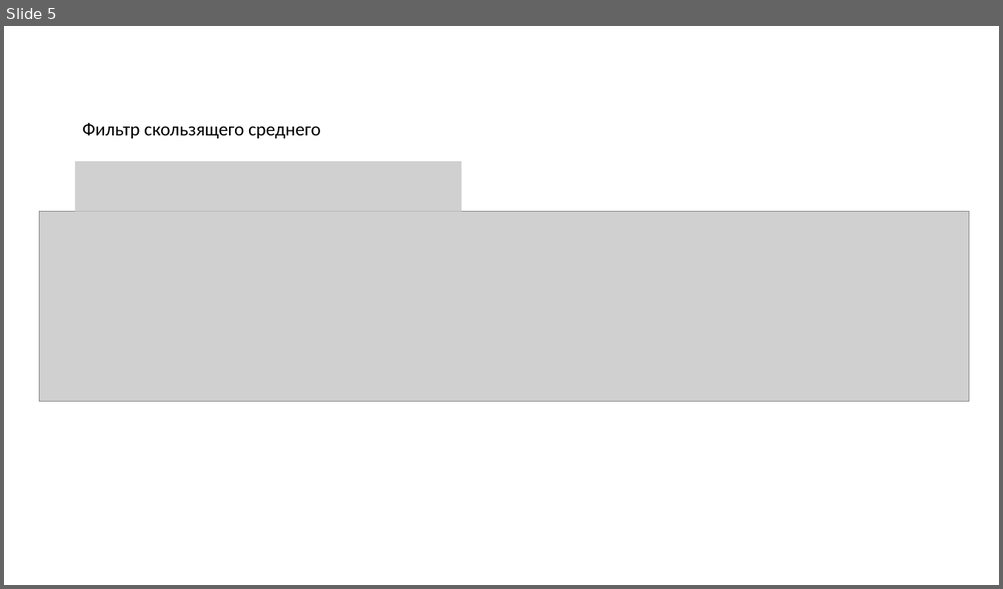
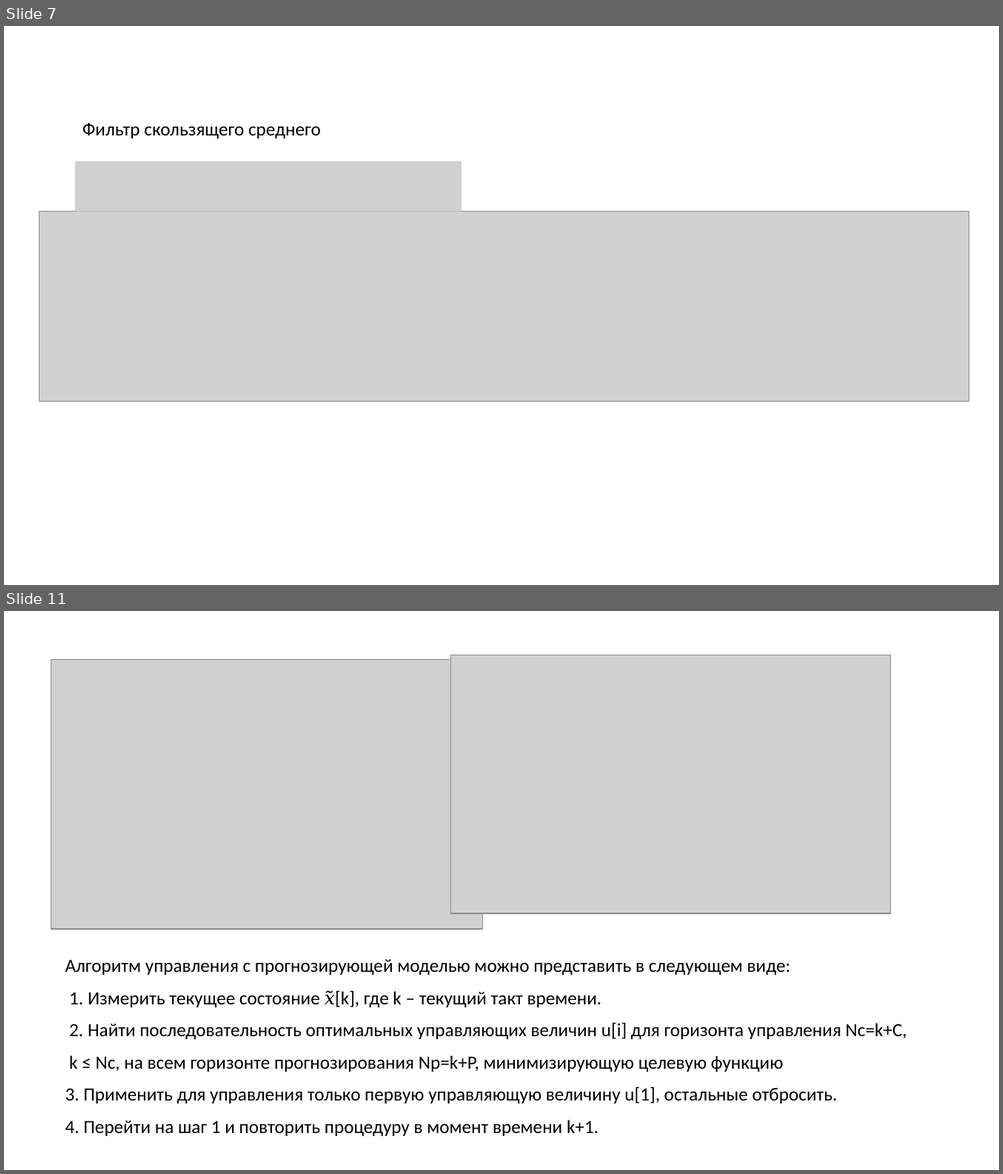
Before and after one commit to PavelKorokev/PavelKorolevDiplom, a slide deck: Презентация1.pptx. Shown one above the other, each under a label of ours: slide 5 before the commit, slides 7 and 11 after it; the slides between them are not shown. The pictures are 1003x589 and 1003x1174 pixels, drawn with LibreOffice and Linux fonts; fonts in the diff are those of the drawing; grey boxes stand for pictures. Boxes give left, top, right and bottom in pixels: in the first picture for what was removed or moved away, otherwise in the second. Text is boxed around its words. In the diff, an @@ line names an element or a change of style, - is before the commit and + after.

```diff
--- a/Презентация1.pptx
+++ b/Презентация1.pptx
@@ slide 11 added at [4,611,999,1170], background #FFFFFF @@
@@ picture added at [451,655,891,914] @@
@@ picture added at [51,660,482,930] @@
@@ text added at [65,960,907,1136], 18 pt, text #000000 @@
+Алгоритм управления с прогнозирующей моделью можно представить в следующем виде:
+1. Измерить текущее состояние 𝑥̃[k], где k – текущий такт времени.
+2. Найти последовательность оптимальных управляющих величин u[i] для горизонта управления Nc=k+C,
+k ≤ Nc, на всем горизонте прогнозирования Np=k+P, минимизирующую целевую функцию
+3. Применить для управления только первую управляющую величину u[1], остальные отбросить.
+4. Перейти на шаг 1 и повторить процедуру в момент времени k+1.
@@ what was slide 5 is now slide 7 @@
```
Also in this commit, not shown: 4 slides changed, 4 other slides added, 6 other files.
